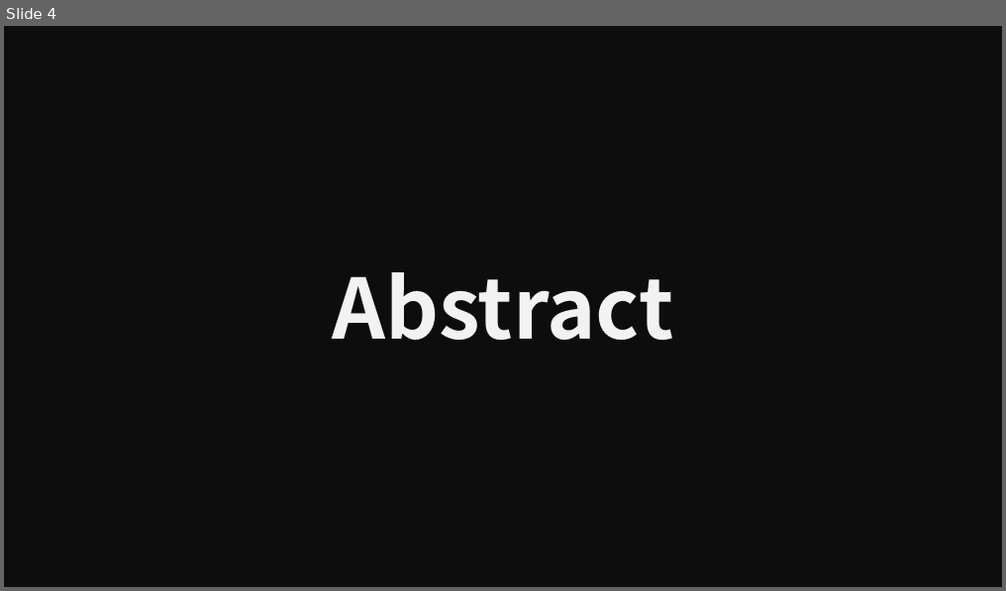
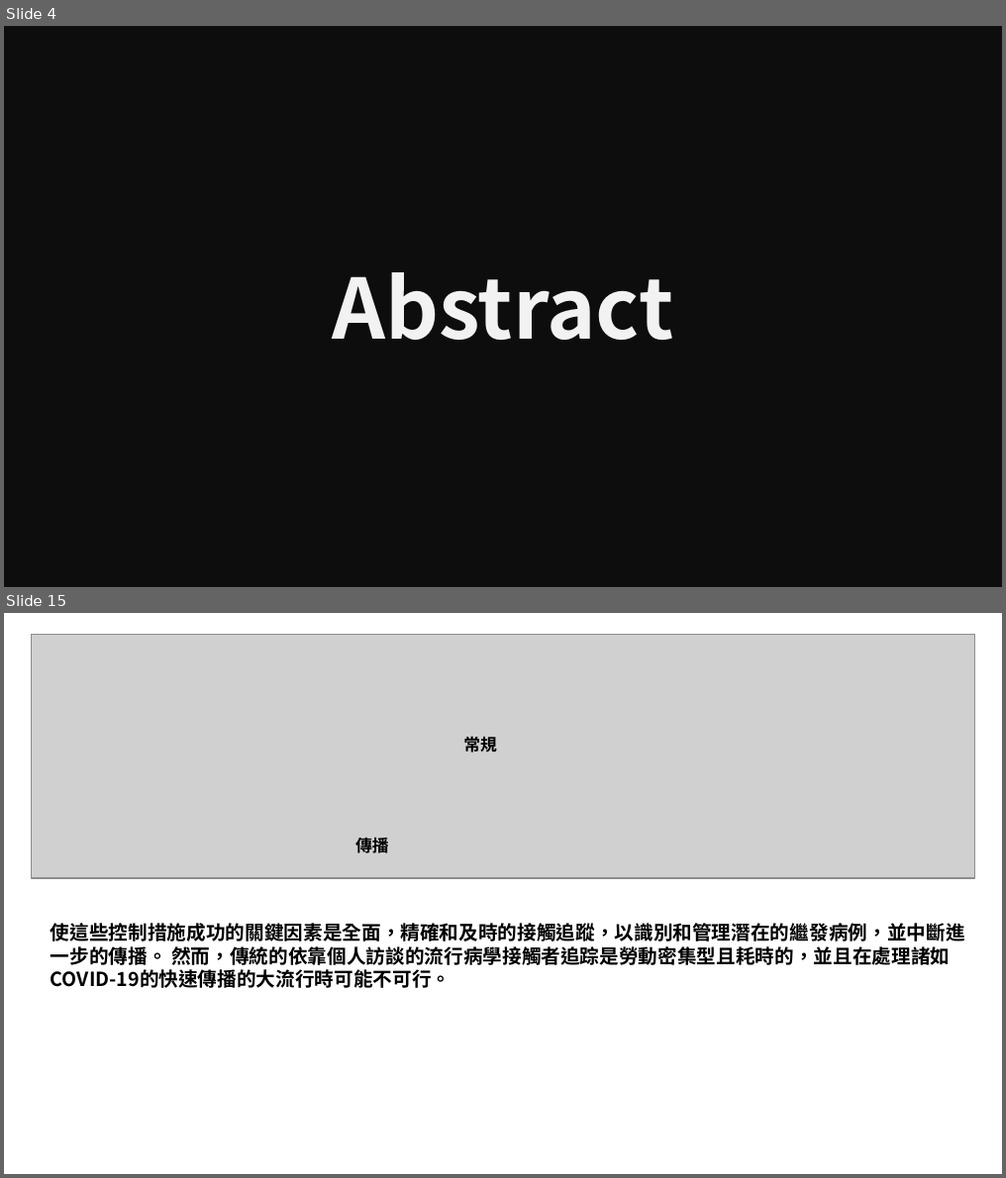
Before and after one commit to littlefish0331/thesis_study, a slide deck: 02_covid19_track/書報討論_COVID19_track_tw.pptx. Shown one above the other, each under a label of ours: slide 4 before the commit, slides 4 and 15 after it; the slides between them are not shown. The pictures are 1006x591 and 1006x1178 pixels, drawn with LibreOffice and Linux fonts; fonts in the diff are those of the drawing; grey boxes stand for pictures. Boxes give left, top, right and bottom in pixels: in the first picture for what was removed or moved away, otherwise in the second. Text is boxed around its words. In the diff, an @@ line names an element or a change of style, - is before the commit and + after.

```diff
--- a/02_covid19_track/書報討論_COVID19_track_tw.pptx
+++ b/02_covid19_track/書報討論_COVID19_track_tw.pptx
@@ slide 15 added at (x1=4, y1=613, x2=1002, y2=1174), background #FFFFFF @@
@@ picture added at (x1=32, y1=634, x2=975, y2=878) @@
@@ text added at (x1=463, y1=737, x2=497, y2=753), 12 pt, text #000000, bold @@
+常規
@@ text added at (x1=355, y1=835, x2=389, y2=857), 12 pt, text #000000, bold @@
+傳播
@@ text added at (x1=51, y1=923, x2=965, y2=988), 14 pt, text #000000, bold @@
+使這些控制措施成功的關鍵因素是全面，精確和及時的接觸追蹤，以識別和管理潛在的繼發病例，並中斷進一步的傳播。 然而，傳統的依靠個人訪談的流行病學接觸者追踪是勞動密集型且耗時的，並且在處理諸如COVID-19的快速傳播的大流行時可能不可行。
```
Also in this commit, not shown: 3 slides changed, 23 other slides added, 1 slide removed.
